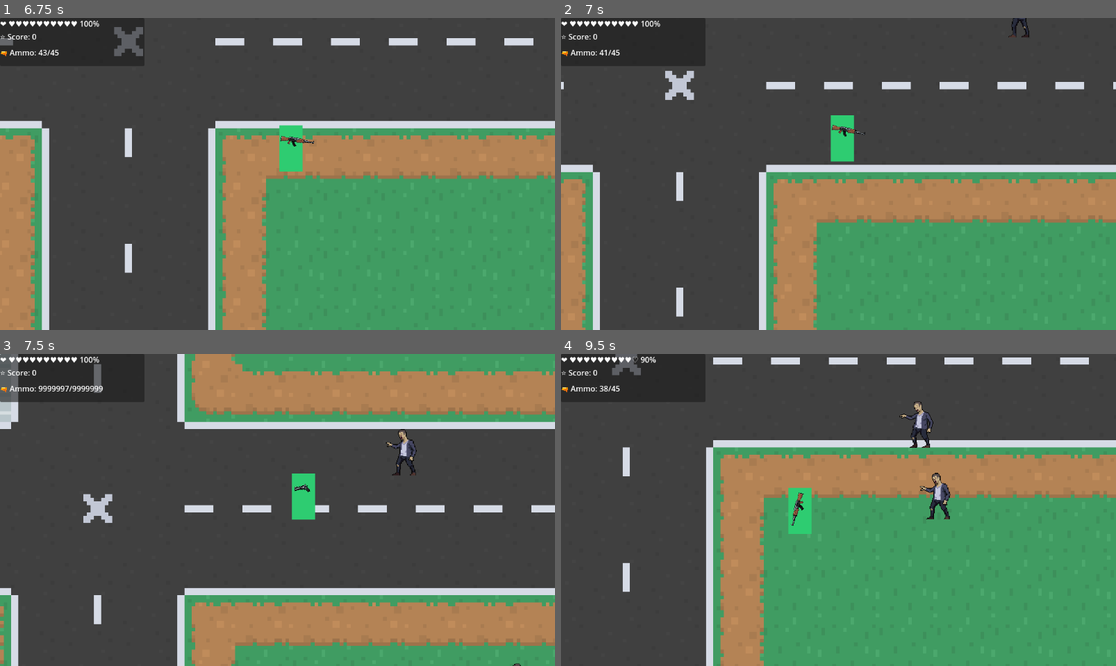
Above: before the commit, frames 1-4 (two rows, left to right).
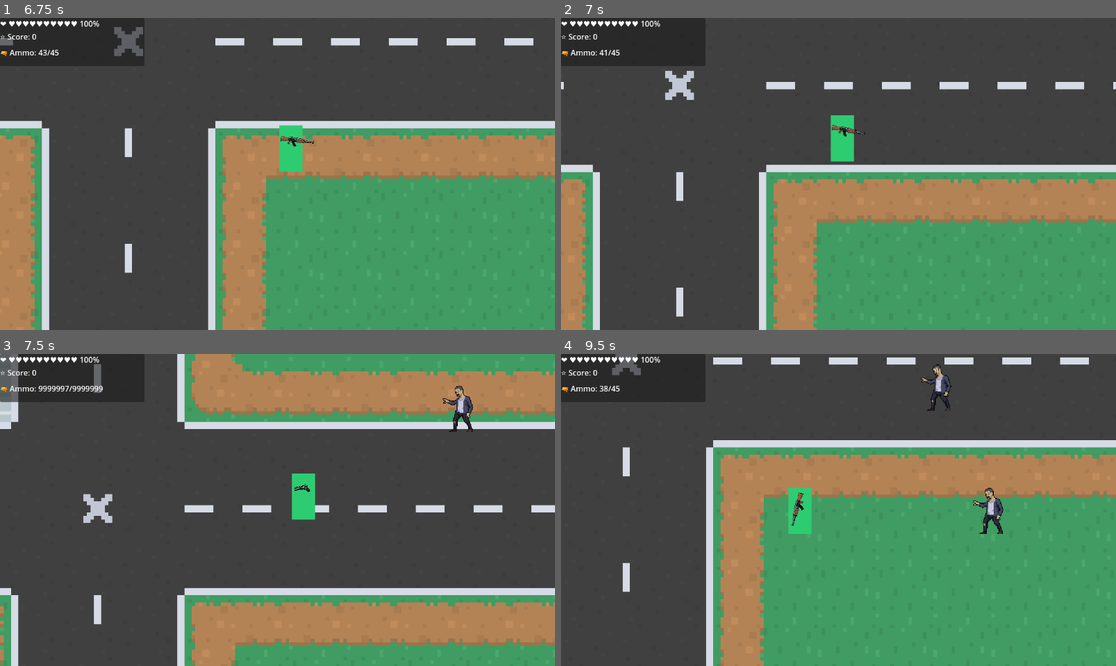
Above: after the commit, the same moments.

Repository: MakMAX1105/ZombieShooter
Game: Godot game, scene res://scenes/main.tscn
Same seed, same stepped clock (60 frames per second), same inputs: the game is played once before the commit and once after it. Sound files missing from this copy of the repository are replaced by a short silence.
Inputs (mouse positions are in pixels of both pictures, inside the frame that each line leads up to):
- Up to frame 1 (6.75 s): tap Enter at 0.5 s; move the mouse to (399, 158) at 0.52 s; hold D (right) 0.53-1.28 s; tap Mouse wheel down (scroll_down) at 0.6, 5.1 s; move the mouse to (166, 189) at 1.27 s; hold S (down) 1.28-2.03 s; tap Mouse wheel up (scroll_up) at 1.35, 5.85 s; move the mouse to (333, 105) at 2.02 s; press the mouse at (333, 105) at 2.03 s; hold D (right) 2.03-2.78 s; move the mouse to (249, 236) at 2.77 s; release the mouse at (249, 236) at 2.78 s; hold W (up) 2.78-3.53 s; tap 1 (weapon_1) at 2.85 s; move the mouse to (444, 220) at 3.52 s; hold A (left) 3.53-5.03 s; tap 2 (weapon_2) at 3.6 s; tap R (reload) at 4.15 s; move the mouse to (111, 127) at 4.27 s; tap 3 (weapon_3) at 4.35 s; move the mouse to (305, 174) at 5.02 s; hold S (down) 5.03-5.78 s; move the mouse to (194, 96) at 5.77 s; hold D (right) 5.78-6.53 s; move the mouse to (399, 158) at 6.52 s; press the mouse at (399, 158) at 6.53 s; hold W (up) from 6.53 s (still down)
- Up to frame 2 (7 s): keep holding W (up)
- Up to frame 3 (7.5 s): move the mouse to (166, 525) at 7.27 s; release W (up) at 7.28 s; release the mouse at (166, 525) at 7.28 s; hold D (right) from 7.28 s (still down); tap 1 (weapon_1) at 7.35 s
- Up to frame 4 (9.5 s): move the mouse to (894, 441) at 8.02 s; release D (right) at 8.03 s; hold S (down) 8.03-8.78 s; tap 2 (weapon_2) at 8.1 s; move the mouse to (810, 572) at 8.77 s; hold A (left) from 8.78 s (still down); tap 3 (weapon_3) at 8.85 s

Frame 1 is identical in both runs. In frame 2, less than 0.1% of the frame differs, in the area x 80-85%, y 0-7%; in frame 3, 0.6%; in frame 4, 1.4%, in the area x 12-80%, y 0-58%.

Commit message:
Add files via upload

Diff:
--- a/scripts/player.gd
+++ b/scripts/player.gd
@@ -17,8 +17,8 @@
 # Reload times
 var reload_times: Dictionary = {
 	"pistol": 3,
-	"shotgun": 5,
-	"rifle": 4
+	"shotgun": 3,
+	"rifle": 3
 }
 
 # Weapon stats
--- a/scripts/spawner.gd
+++ b/scripts/spawner.gd
@@ -26,7 +26,7 @@
 	if players.size() > 0:
 		var player: Node = players[0]
 		var angle: float = randf() * TAU
-		var distance: int = 600
+		var distance: int = 700
 		zombie.position = player.position + Vector2(cos(angle), sin(angle)) * distance
 
 	get_parent().add_child(zombie)
--- a/scripts/ui.gd
+++ b/scripts/ui.gd
@@ -21,6 +21,7 @@
 	var health_text: String = "❤️ "
 
 	for i in range(10):
+		@warning_ignore("integer_division")
 		if i < health / 10:
 			health_text += "♥"
 		else:
--- a/scripts/zombie.gd
+++ b/scripts/zombie.gd
@@ -112,14 +112,13 @@
 func die() -> void:
 	# Disable collisions
 	$CollisionShape2D.disabled = true
-	zombie_dying.play()
+
 	is_dead = true
-
-
 	if has_node("AttackRange"):
 		$AttackRange/CollisionShape2D.disabled = true
 
 	sprite.play(zombie_type + "_death")
+	zombie_dying.play()
 	await sprite.animation_finished
 
 	var ui: Node = get_node("/root/Main/UI")
